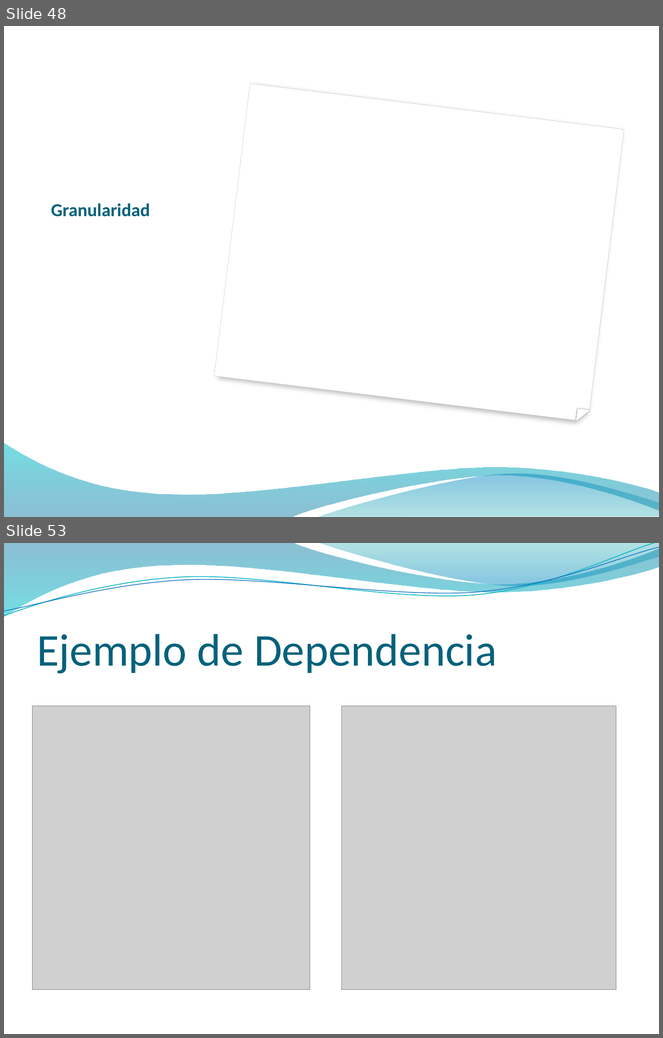
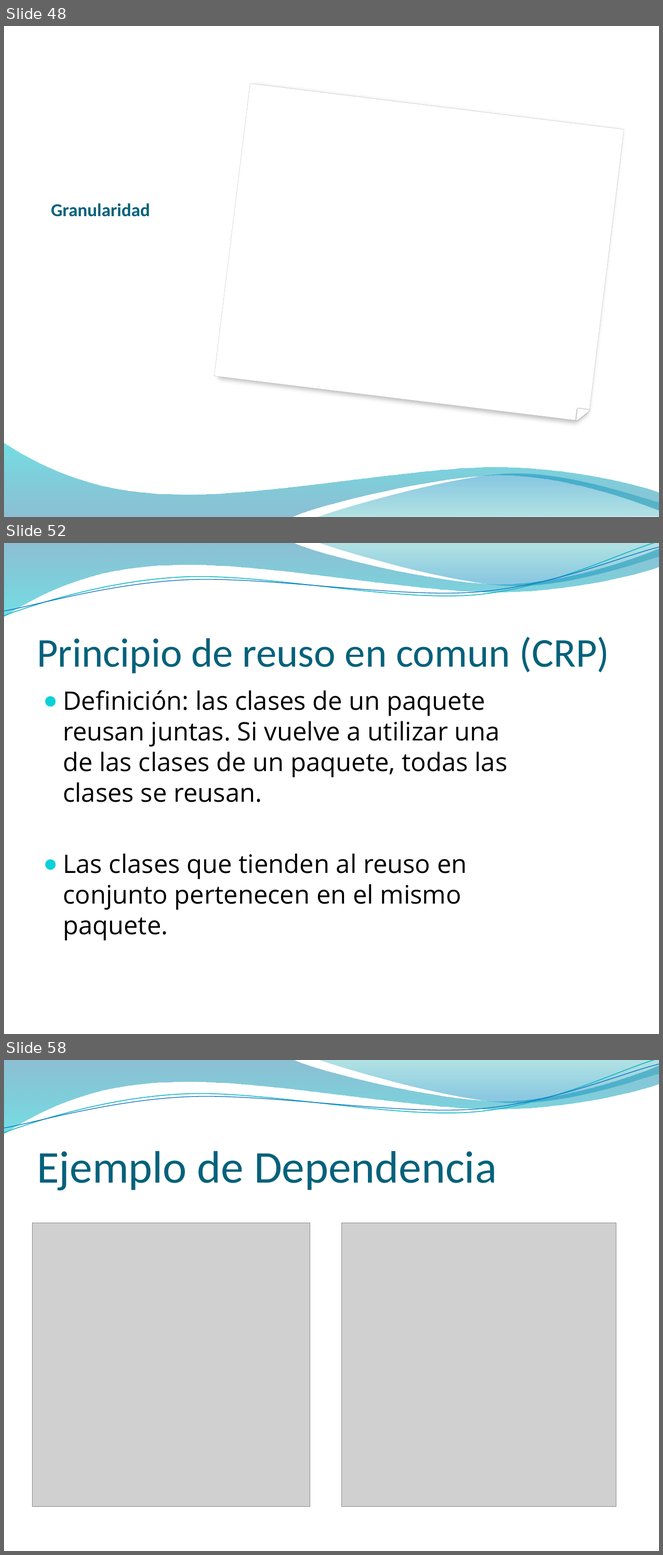
Before and after one commit to vvalotto/MiRepositorio, a slide deck: Disenio de Software/Principios OO/Presentaciones/Principios de Diseño OO.pptx. Shown one above the other, each under a label of ours: slides 48 and 53 before the commit, slides 48, 52 and 58 after it; the slides between them are not shown. The pictures are 663x1038 and 663x1555 pixels, drawn with LibreOffice and Linux fonts; fonts in the diff are those of the drawing; grey boxes stand for pictures; background and template pictures are left out. Boxes give left, top, right and bottom in pixels: in the first picture for what was removed or moved away, otherwise in the second. Text is boxed around its words. In the diff, an @@ line names an element or a change of style, - is before the commit and + after.

Commit message:
Modelado de Paquetes

```diff
--- a/Disenio de Software/Principios OO/Presentaciones/Principios de Diseño OO.pptx
+++ b/Disenio de Software/Principios OO/Presentaciones/Principios de Diseño OO.pptx
@@ slide 52 added at [4,543,659,1034], background picture (left out); not listed: 4 template elements that a slide beside it also shows @@
@@ title added at [37,637,610,674], 45 pt, text #04617B @@
+Principio de reuso en comun (CRP)
@@ text added at [63,690,508,941], 28 pt, text #000000 @@
+● Definición: las clases de un paquete reusan juntas. Si vuelve a utilizar una de las clases de un paquete, todas las clases se reusan.
+● Las clases que tienden al reuso en conjunto pertenecen en el mismo paquete.
@@ what was slide 53 is now slide 58 @@
```
Also in this commit, not shown: 39 slides changed, 4 other slides added, 2 other files.
